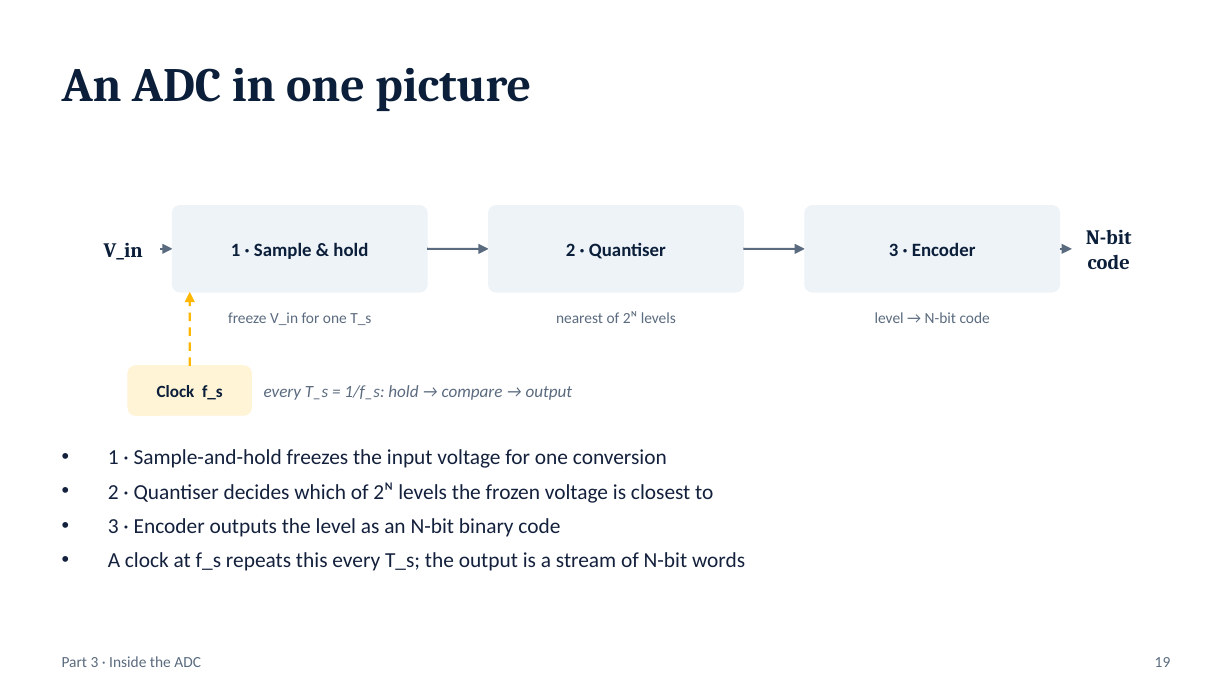
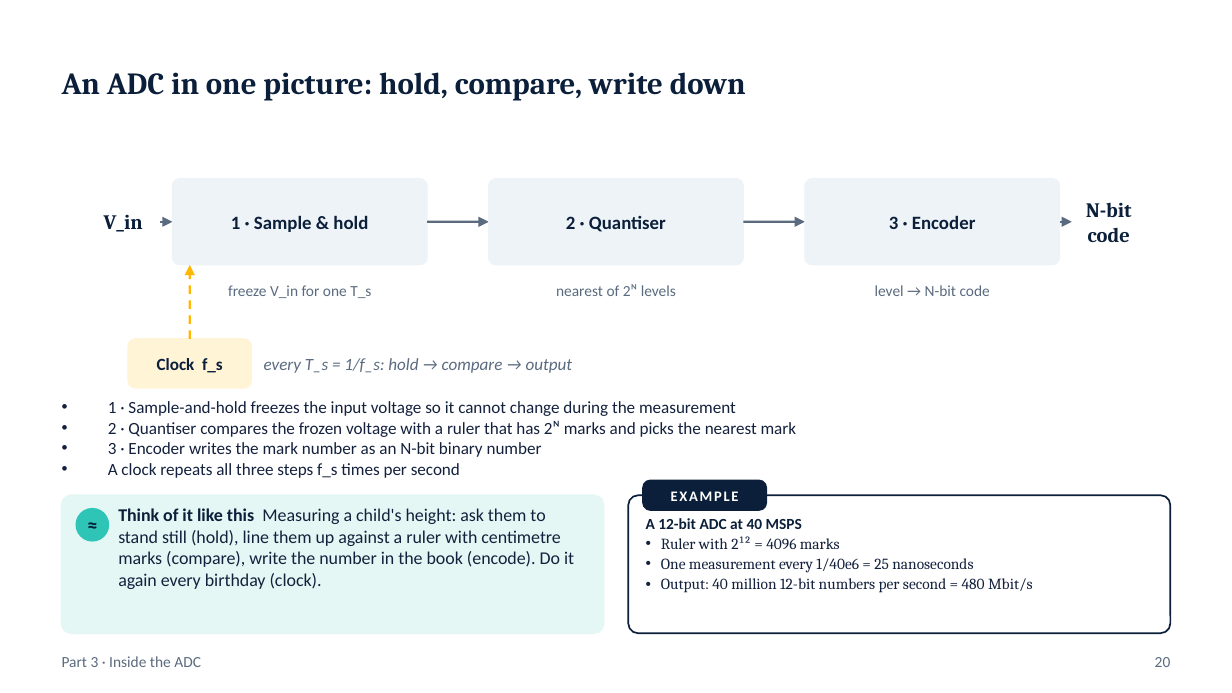
Before and after one commit to shivarampb/RF_Signal_Processing_Equations, a slide deck: slide 20 of presentation/RF_Signal_Processing.pptx (slide 19 before the commit). Drawn at 1232x693 pixels with LibreOffice and Linux fonts; fonts in the diff are those of the drawing. Boxes give left, top, right and bottom in pixels: in the first picture for what was removed or moved away, otherwise in the second. Text is boxed around its words. In the diff, an @@ line names an element or a change of style, - is before the commit and + after.

```diff
--- a/presentation/RF_Signal_Processing.pptx
+++ b/presentation/RF_Signal_Processing.pptx
@@ text at [62, 72, 746, 101]: text changed; size 28 to 18 pt @@
-An ADC in one picture
+An ADC in one picture: hold, compare, write down
@@ 6 texts, 5 arrows, 4 rounded rectangles: place and size @@
-6 texts, 5 arrows, 4 rounded rectangles at [104, 206, 1132, 415]
+6 texts, 5 arrows, 4 rounded rectangles at [104, 179, 1132, 388]
@@ text at [108, 401, 796, 478]: text changed; size 12.5 to 10 pt @@
-• 1 · Sample-and-hold freezes the input voltage for one conversion
-• 2 · Quantiser decides which of 2ᴺ levels the frozen voltage is closest to
-• 3 · Encoder outputs the level as an N-bit binary code
-• A clock at f_s repeats this every T_s; the output is a stream of N-bit words
+• 1 · Sample-and-hold freezes the input voltage so it cannot change during the measurement
+• 2 · Quantiser compares the frozen voltage with a ruler that has 2ᴺ marks and picks the nearest mark
+• 3 · Encoder writes the mark number as an N-bit binary number
+• A clock repeats all three steps f_s times per second
@@ rounded rectangle added at [62, 495, 604, 633], fill #E4F7F4, outline #E4F7F4 1 pt @@
@@ ellipse added at [76, 509, 108, 541], fill #2EC4B6, outline #2EC4B6 1 pt @@
@@ text added at [76, 509, 108, 541], 12 pt, text #0B1F3A, bold @@
+≈
@@ text added at [118, 508, 574, 589], 10.5 pt, text #14213D @@
+Think of it like this Measuring a child's height: ask them to stand still (hold), line them up against a ruler with centimetre marks (compare), write the number in the book (encode). Do it again every birthday (clock).
@@ rounded rectangle added at [628, 495, 1170, 633], fill #FFFFFF, outline #0B1F3A 1 pt @@
@@ rounded rectangle added at [643, 480, 766, 510], fill #0B1F3A, outline #0B1F3A 1 pt @@
@@ text added at [671, 491, 739, 501], 8.5 pt, text #FFFFFF, bold @@
+EXAMPLE
@@ text added at [646, 518, 1033, 593], 9 pt, text #14213D @@
+A 12-bit ADC at 40 MSPS
+• Ruler with 2¹² = 4096 marks
+• One measurement every 1/40e6 = 25 nanoseconds
+• Output: 40 million 12-bit numbers per second = 480 Mbit/s
@@ text at [1155, 657, 1171, 667]: text changed @@
-19
+20
```
Also in this commit, not shown: 32 other slides changed, 18 slides added, 11 slides removed, 7 other files.
